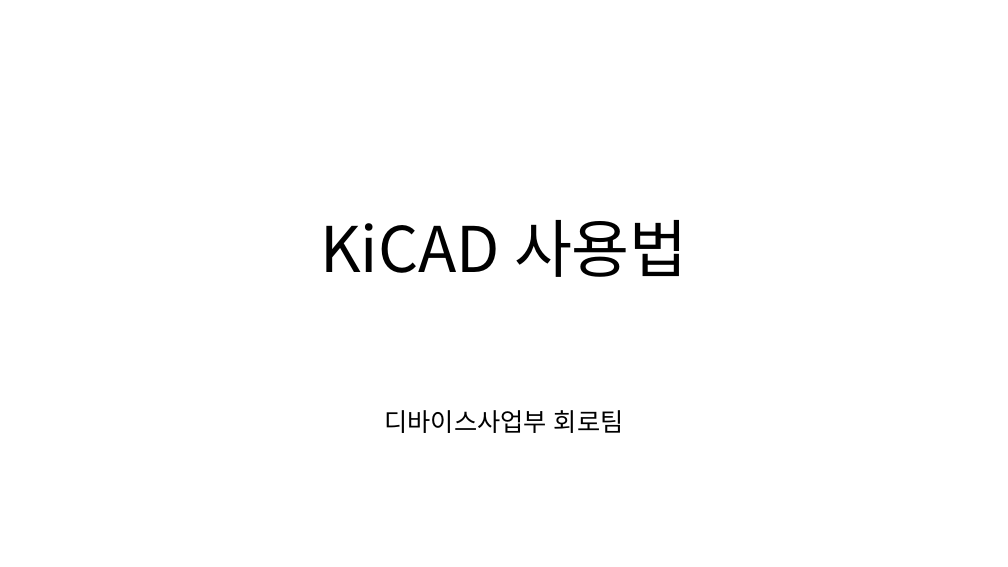
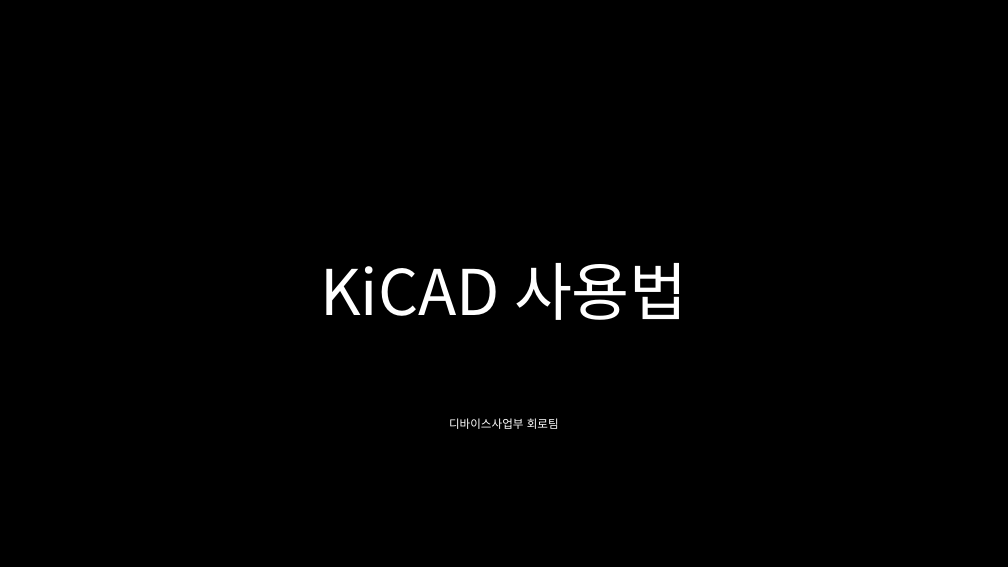
Before and after one commit to yazanamu/ctb-kicad-libraries, a slide deck: slide 1 of KiCAD사용법.pptx. Drawn at 1008x567 pixels with LibreOffice and Linux fonts; fonts in the diff are those of the drawing; background and template pictures are left out. Boxes give left, top, right and bottom in pixels: in the first picture for what was removed or moved away, otherwise in the second. Text is boxed around its words. In the diff, an @@ line names an element or a change of style, - is before the commit and + after.

```diff
--- a/KiCAD사용법.pptx
+++ b/KiCAD사용법.pptx
@@ background #FFFFFF to picture (left out) @@
@@ title "KiCAD 사용법" at (320,263,688,320): text colour #000000 to #FFFFFF @@
@@ subtitle "디바이스사업부 회로팀": place and size @@
-subtitle "디바이스사업부 회로팀" at (385,410,624,433)
+subtitle "디바이스사업부 회로팀" at (449,418,559,429)
@@ subtitle "디바이스사업부 회로팀" at (449,418,559,429): size 24 to 11 pt, text colour #000000 to #FFFFFF; line spacing 0.8 to 0.9 @@
```
Also in this commit, not shown: 5 other slides changed, 2 slides added.
